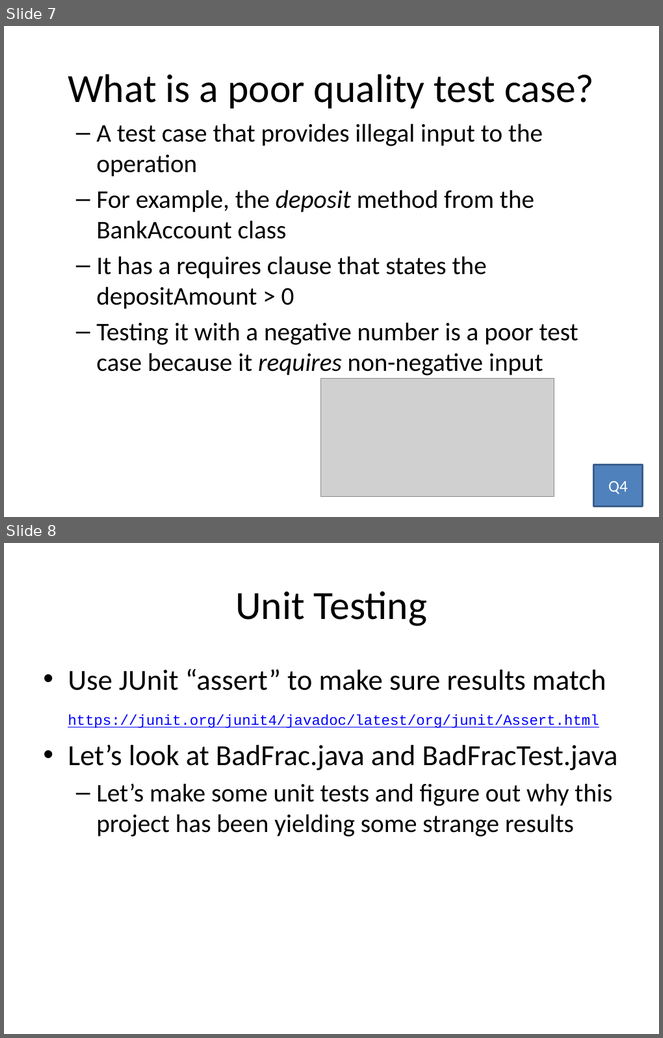
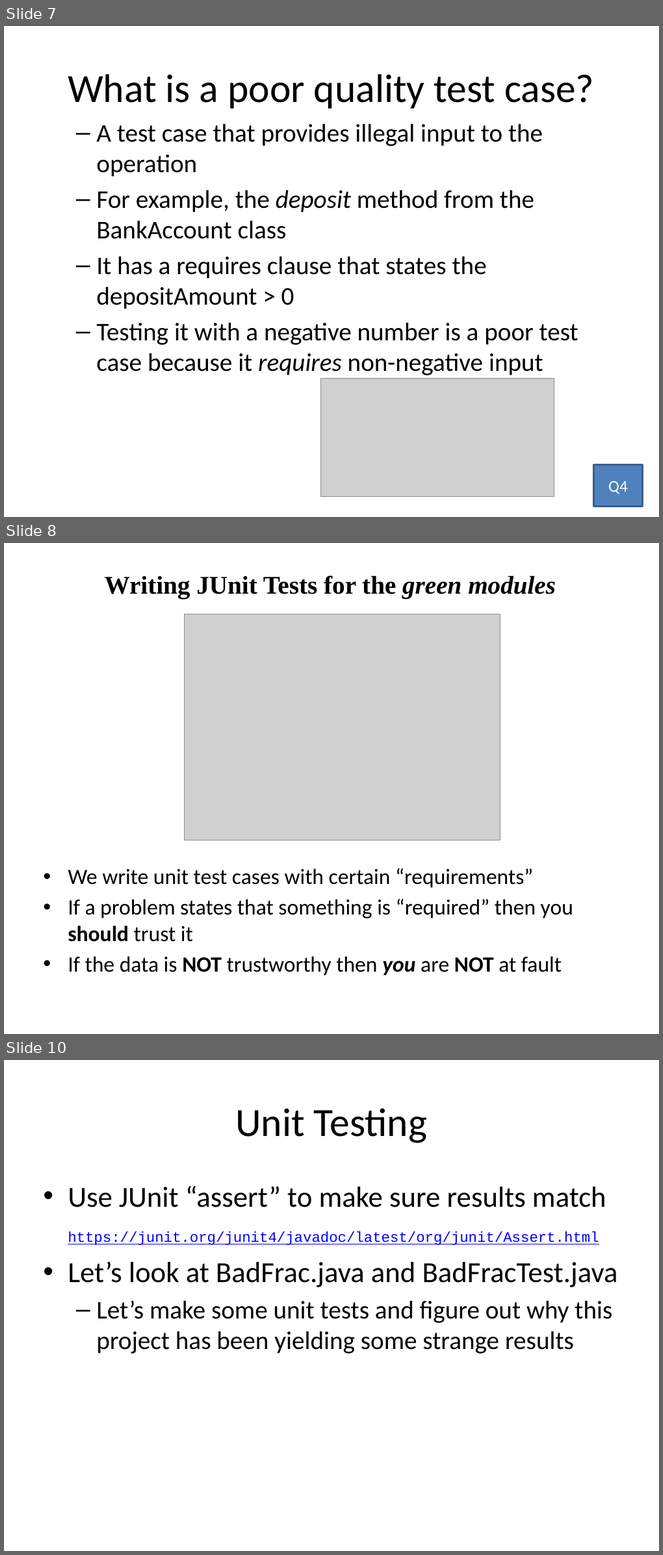
Before and after one commit to RHIT-CSSE/csse220, a slide deck: ClassMaterials/IntroToUnitTesting/Slides/Part4-UnitTesting.pptx. Shown one above the other, each under a label of ours: slides 7 and 8 before the commit, slides 7, 8 and 10 after it; the slides between them are not shown. The pictures are 663x1038 and 663x1555 pixels, drawn with LibreOffice and Linux fonts; fonts in the diff are those of the drawing; grey boxes stand for pictures. Boxes give left, top, right and bottom in pixels: in the first picture for what was removed or moved away, otherwise in the second. Text is boxed around its words. In the diff, an @@ line names an element or a change of style, - is before the commit and + after.

```diff
--- a/ClassMaterials/IntroToUnitTesting/Slides/Part4-UnitTesting.pptx
+++ b/ClassMaterials/IntroToUnitTesting/Slides/Part4-UnitTesting.pptx
@@ slide 8 added at (4, 543, 659, 1034), background #FFFFFF @@
@@ title added at (105, 575, 556, 599), 28 pt, text #000000, bold @@
+Writing JUnit Tests for the green modules
@@ picture added at (184, 614, 500, 841) @@
@@ text added at (68, 869, 573, 976), 24 pt, text #000000 @@
+• We write unit test cases with certain “requirements”
+• If a problem states that something is “required” then you should trust it
+• If the data is NOT trustworthy then you are NOT at fault
@@ what was slide 8 is now slide 10 @@
```
Also in this commit, not shown: 1 other slide added, 16 other files.
